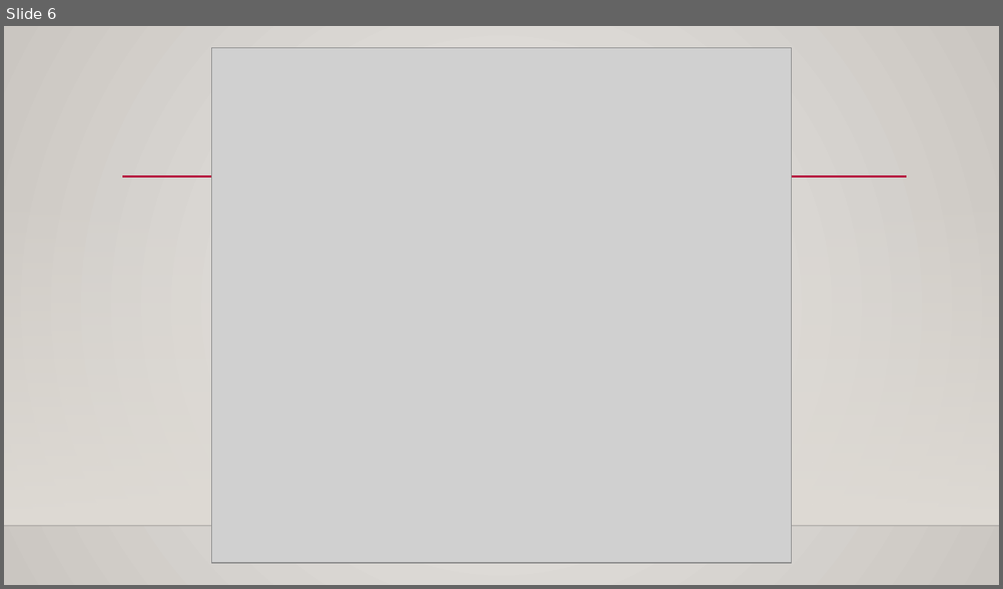
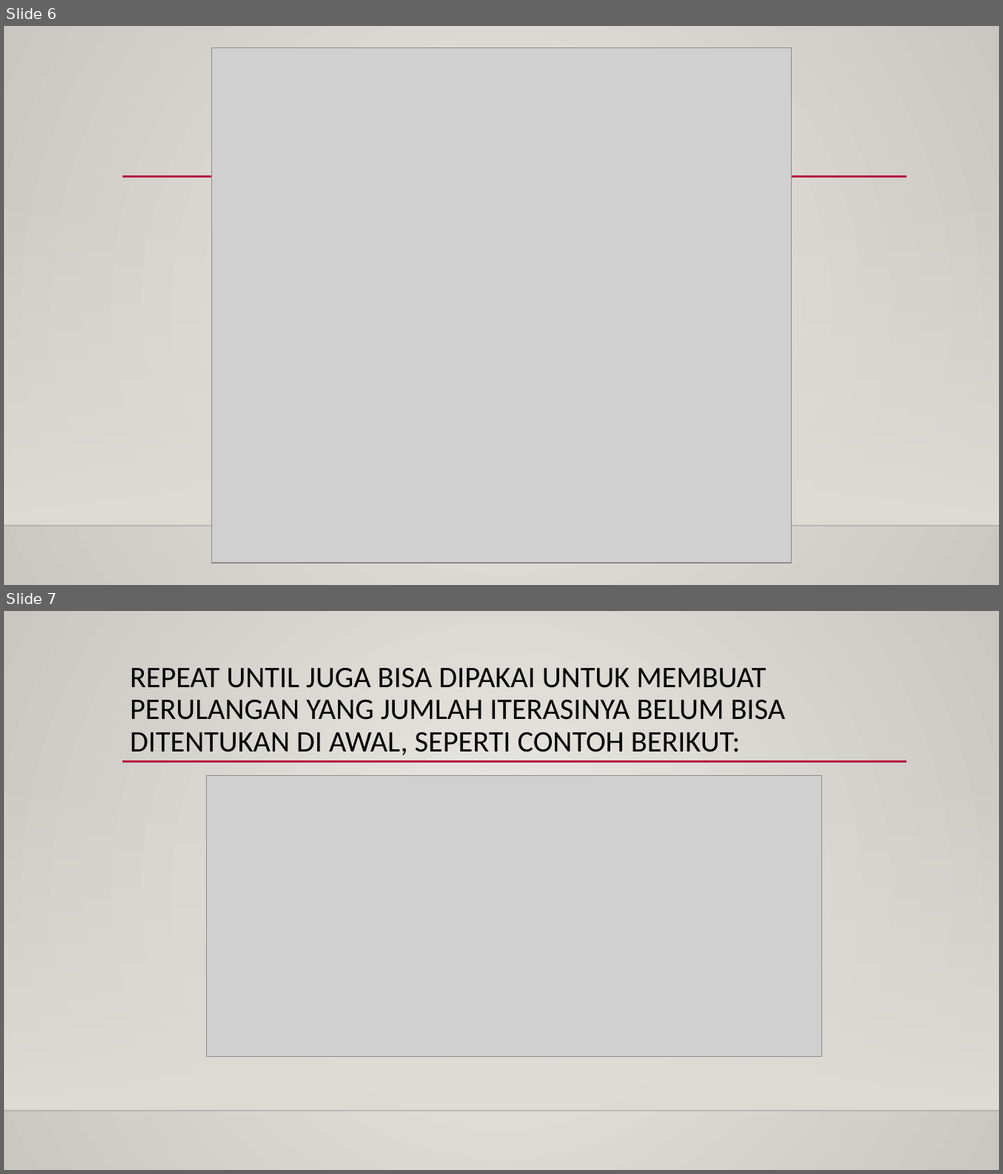
Before and after one commit to adithairun/materi-pascal, a slide deck: dunia ilkom/PPT/PART 44 REPEAT UNTIL.pptx. Shown one above the other, each under a label of ours: slide 6 before the commit, slides 6 and 7 after it. The pictures are 1003x589 and 1003x1174 pixels, drawn with LibreOffice and Linux fonts; fonts in the diff are those of the drawing; grey boxes stand for pictures; background and template pictures are left out. Boxes give left, top, right and bottom in pixels: in the first picture for what was removed or moved away, otherwise in the second. Text is boxed around its words. In the diff, an @@ line names an element or a change of style, - is before the commit and + after.

```diff
--- a/dunia ilkom/PPT/PART 44 REPEAT UNTIL.pptx
+++ b/dunia ilkom/PPT/PART 44 REPEAT UNTIL.pptx
@@ slide 7 added at (4, 611, 999, 1170), background gradient #ECEAE7 to #CAC7C1; not listed: 3 template elements that a slide beside it also shows @@
@@ title added at (130, 668, 785, 755), 28.8 pt, text #000000 @@
+REPEAT UNTIL JUGA BISA DIPAKAI UNTUK MEMBUAT PERULANGAN YANG JUMLAH ITERASINYA BELUM BISA DITENTUKAN DI AWAL, SEPERTI CONTOH BERIKUT:
@@ picture added at (206, 775, 822, 1056) @@
```
Also in this commit, not shown: 1 other slide added, 1 other file.
